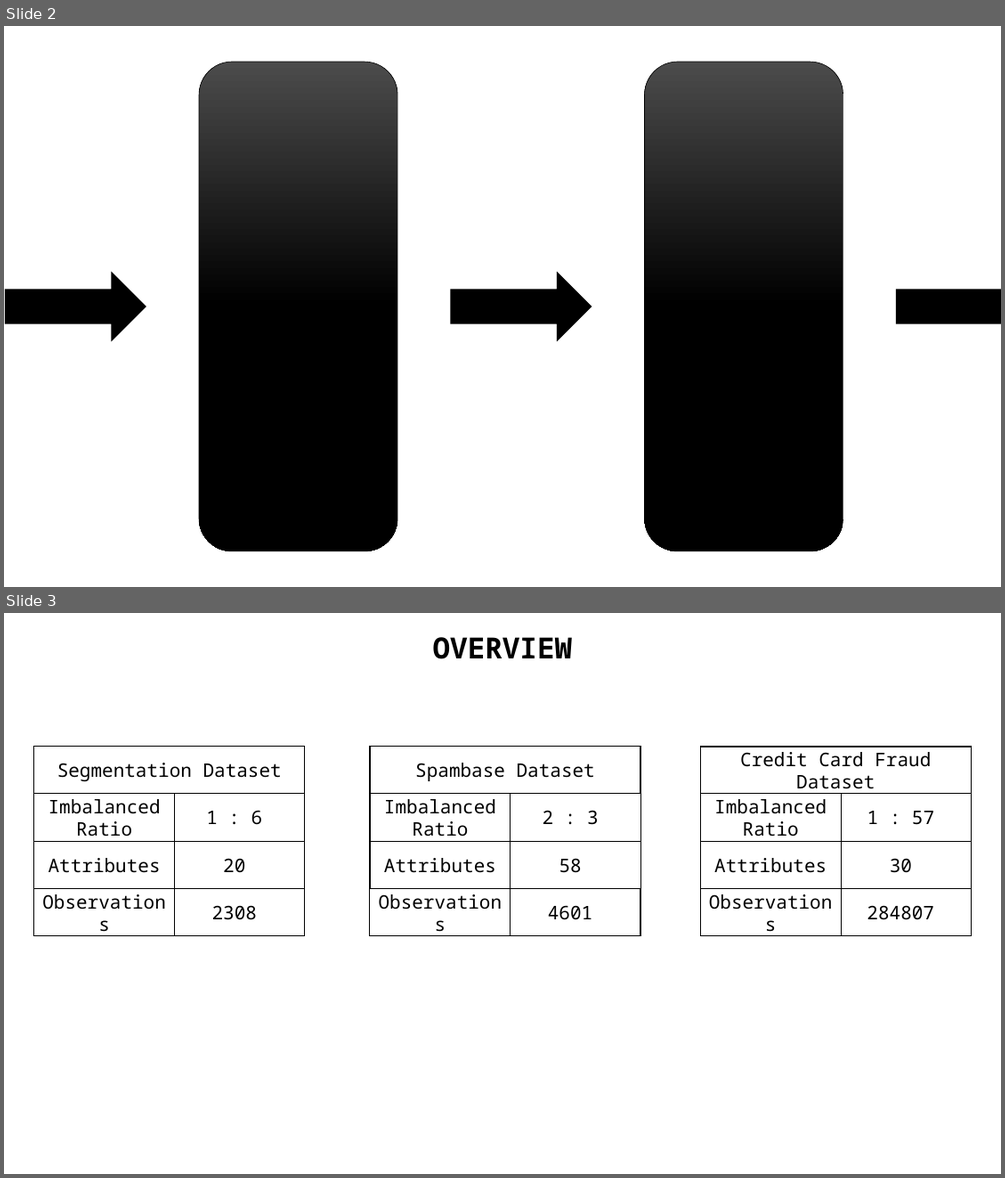
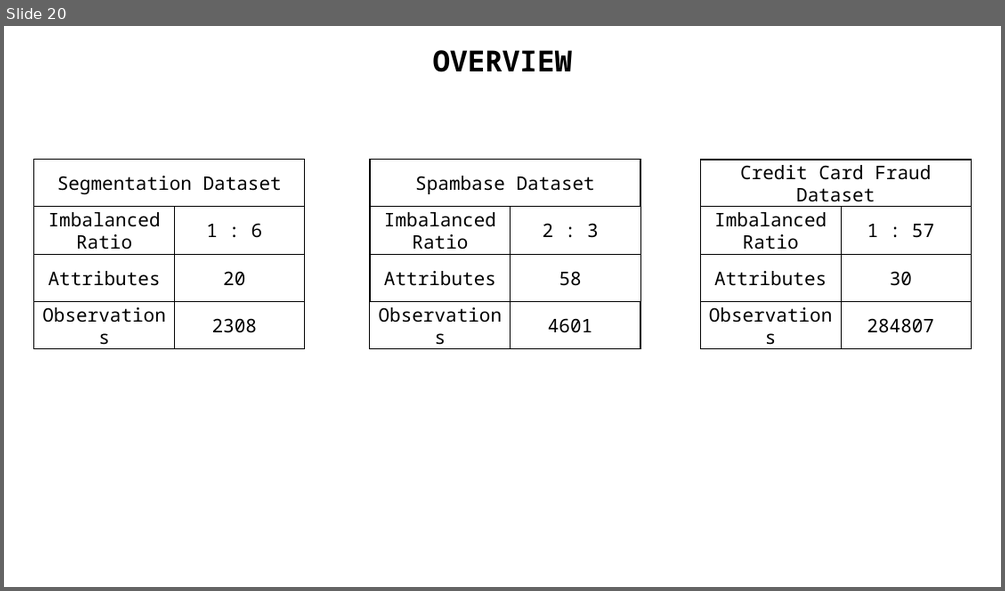
Before and after one commit to zkgz/skripsi, a slide deck: skripsi/Skripsi Pro/Presentation1.pptx. Shown one above the other, each under a label of ours: slides 2 and 3 before the commit, slide 20 after it. The pictures are 1005x1178 and 1005x591 pixels, drawn with LibreOffice and Linux fonts; fonts in the diff are those of the drawing. Boxes give left, top, right and bottom in pixels: in the first picture for what was removed or moved away, otherwise in the second. Text is boxed around its words. In the diff, an @@ line names an element or a change of style, - is before the commit and + after.

```diff
--- a/skripsi/Skripsi Pro/Presentation1.pptx
+++ b/skripsi/Skripsi Pro/Presentation1.pptx
@@ slide 2 removed at (x1=4, y1=26, x2=1001, y2=587), background #FFFFFF @@
@@ rounded rectangle removed at (x1=199, y1=62, x2=398, y2=552) @@
@@ rounded rectangle removed at (x1=645, y1=62, x2=844, y2=552) @@
@@ right arrow removed at (x1=5, y1=272, x2=146, y2=342) @@
@@ right arrow removed at (x1=451, y1=272, x2=591, y2=342) @@
@@ right arrow removed at (x1=896, y1=272, x2=1001, y2=342) @@
@@ what was slide 3 is now slide 20 @@
```
Also in this commit, not shown: 1 slide changed, 19 slides added, 1 other slide removed, 6 other files.
